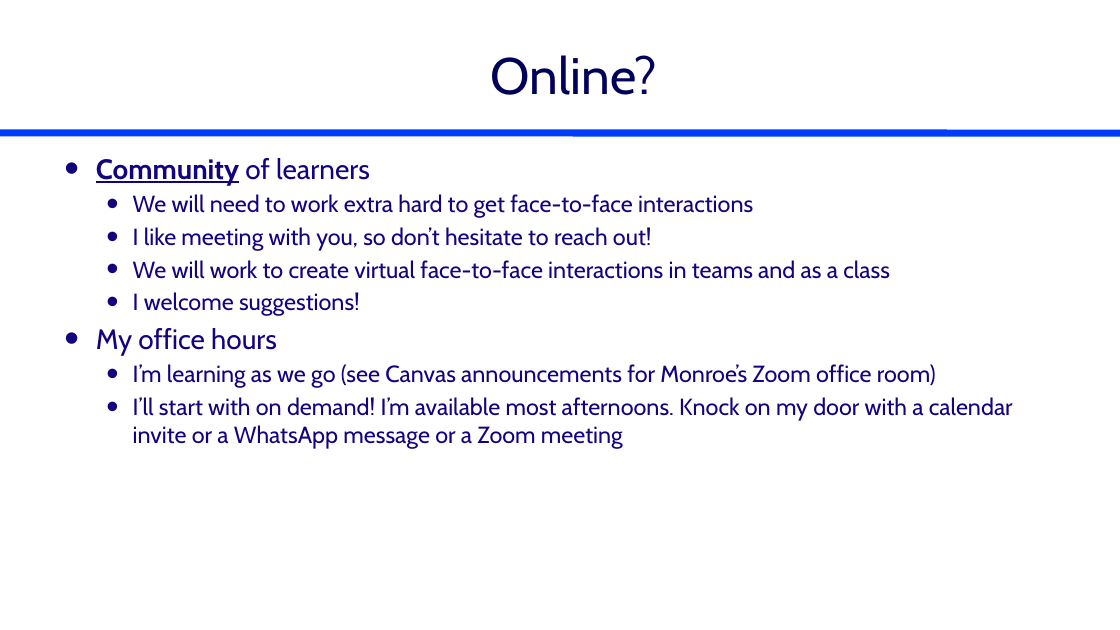
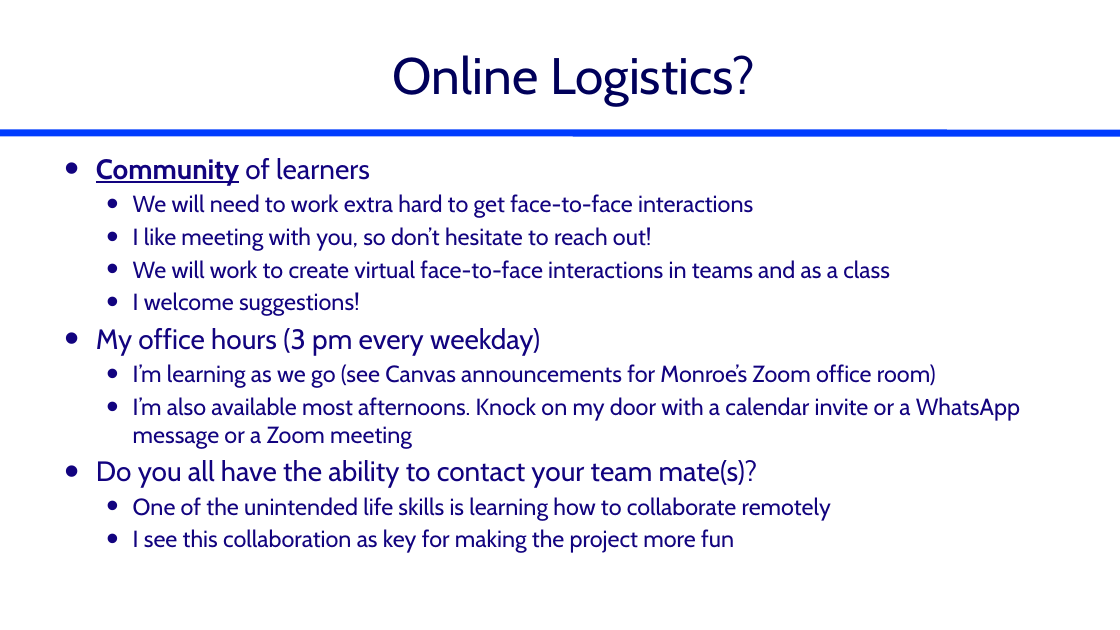
Before and after one commit to monroews/CEE4530, a slide deck: slide 5 of website/pptx/Online_Intro.pptx. Drawn at 1120x630 pixels with LibreOffice and Linux fonts; fonts in the diff are those of the drawing. Boxes give left, top, right and bottom in pixels: in the first picture for what was removed or moved away, otherwise in the second. Text is boxed around its words. In the diff, an @@ line names an element or a change of style, - is before the commit and + after.

```diff
--- a/website/pptx/Online_Intro.pptx
+++ b/website/pptx/Online_Intro.pptx
@@ title at (x1=393, y1=55, x2=755, y2=104): text changed @@
-Online?
+Online Logistics?
@@ text at (x1=96, y1=328, x2=540, y2=355): text changed @@
-• My office hours
+• My office hours (3 pm every weekday)
@@ text at (x1=96, y1=397, x2=1020, y2=553): text changed @@
-  • I’ll start with on demand! I’m available most afternoons. Knock on my door with a calendar invite or a WhatsApp message or a Zoom meeting
+  • I’m also available most afternoons. Knock on my door with a calendar invite or a WhatsApp message or a Zoom meeting
+• Do you all have the ability to contact your team mate(s)?
+  • One of the unintended life skills is learning how to collaborate remotely
+  • I see this collaboration as key for making the project more fun
```
Also in this commit, not shown: 4 other slides changed.
